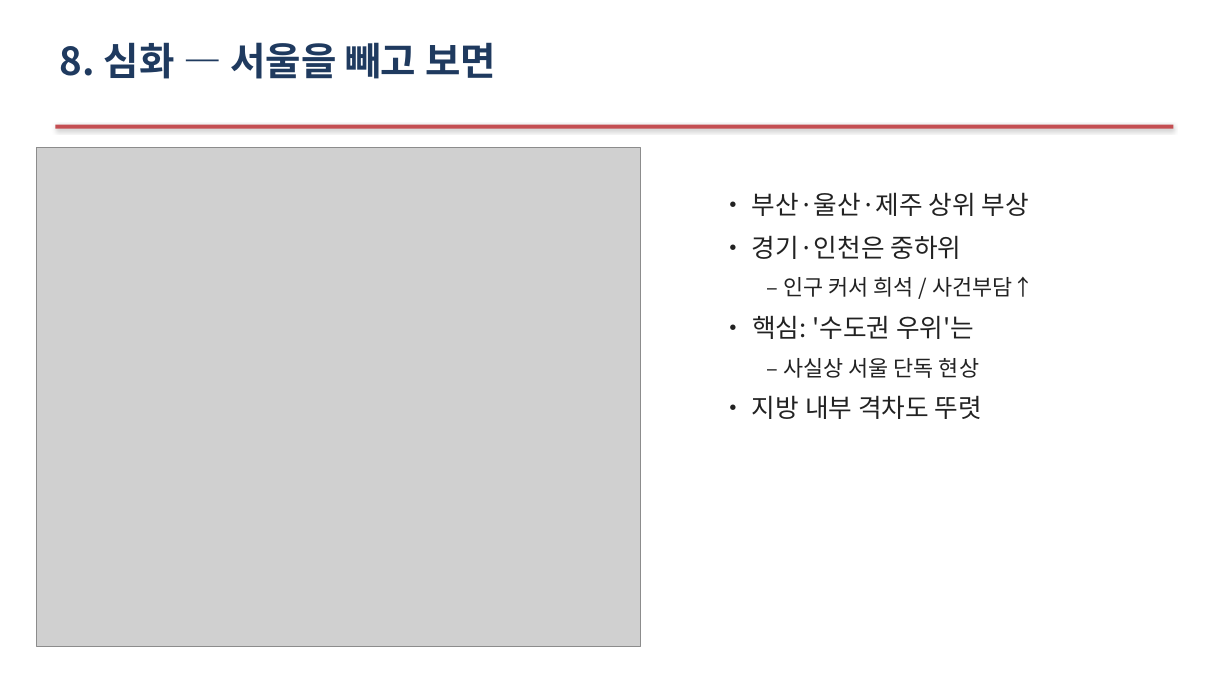
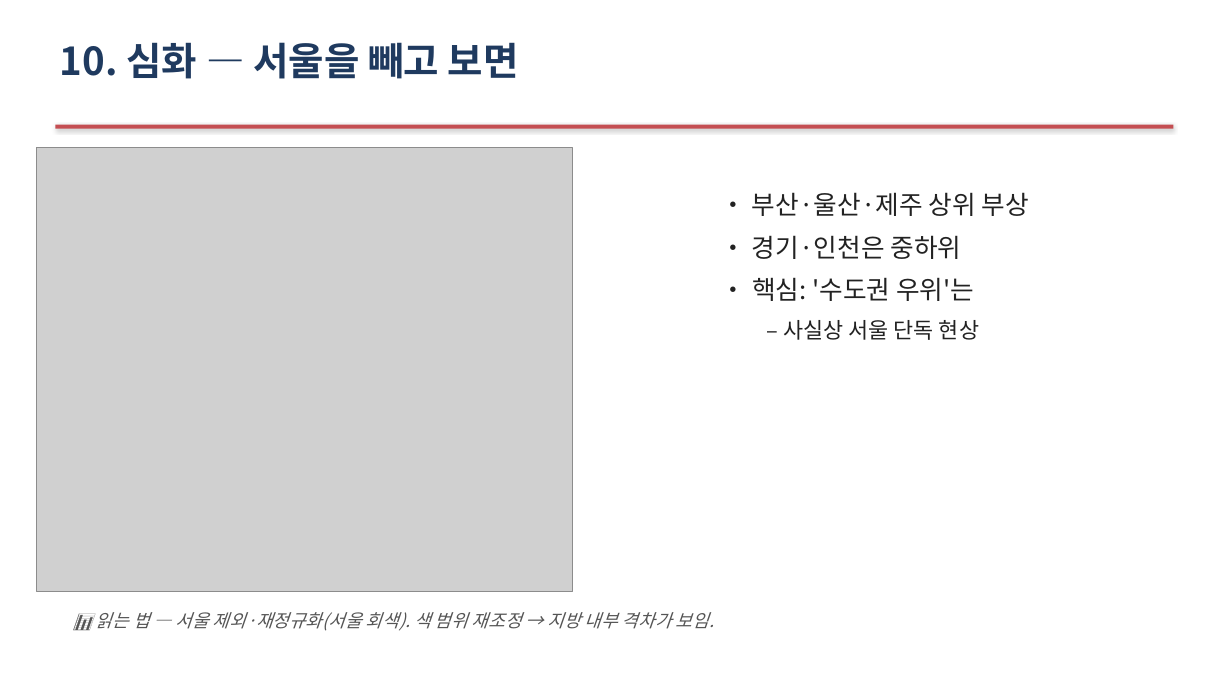
Before and after one commit to Allenkeem/llai-project, a slide deck: slide 14 of reports/발표자료.pptx (slide 11 before the commit). Drawn at 1232x693 pixels with LibreOffice and Linux fonts; fonts in the diff are those of the drawing; grey boxes stand for pictures. Boxes give left, top, right and bottom in pixels: in the first picture for what was removed or moved away, otherwise in the second. Text is boxed around its words. In the diff, an @@ line names an element or a change of style, - is before the commit and + after.

```diff
--- a/reports/발표자료.pptx
+++ b/reports/발표자료.pptx
@@ text at (x1=60, y1=42, x2=519, y2=79): text changed @@
-8. 심화 — 서울을 빼고 보면
+10. 심화 — 서울을 빼고 보면
@@ picture resized from (x1=37, y1=148, x2=640, y2=647) to (x1=37, y1=148, x2=573, y2=592) @@
@@ text at (x1=783, y1=277, x2=1034, y2=297): paragraph removed @@
-  – 인구 커서 희석 / 사건부담↑
@@ text at (x1=752, y1=395, x2=982, y2=419): paragraph removed @@
-• 지방 내부 격차도 뚜렷
@@ text added at (x1=96, y1=612, x2=714, y2=631), 14 pt, text #555555, italic @@
+📊 읽는 법 — 서울 제외·재정규화(서울 회색). 색 범위 재조정 → 지방 내부 격차가 보임.
```
Also in this commit, not shown: 10 other slides changed, 4 slides added.
